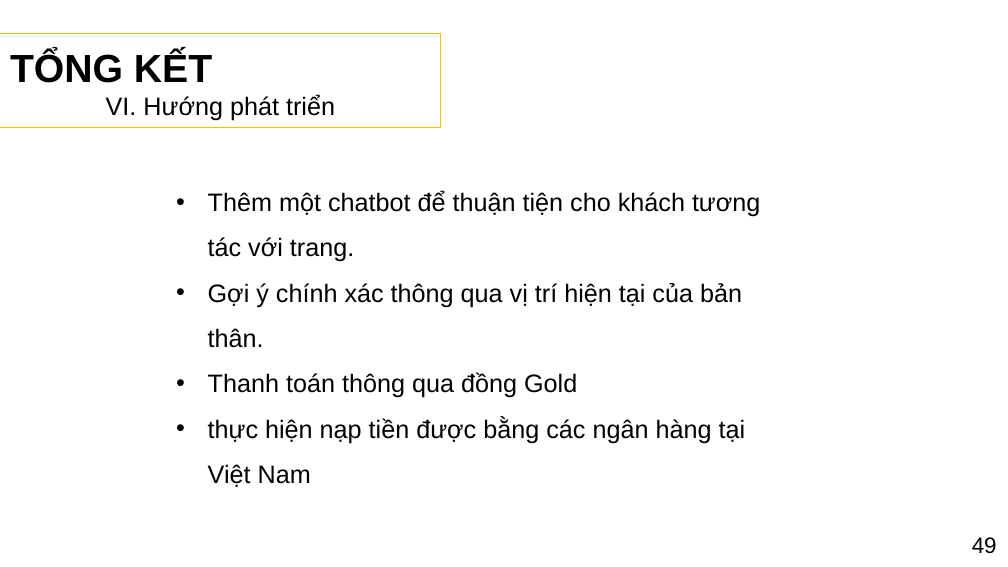
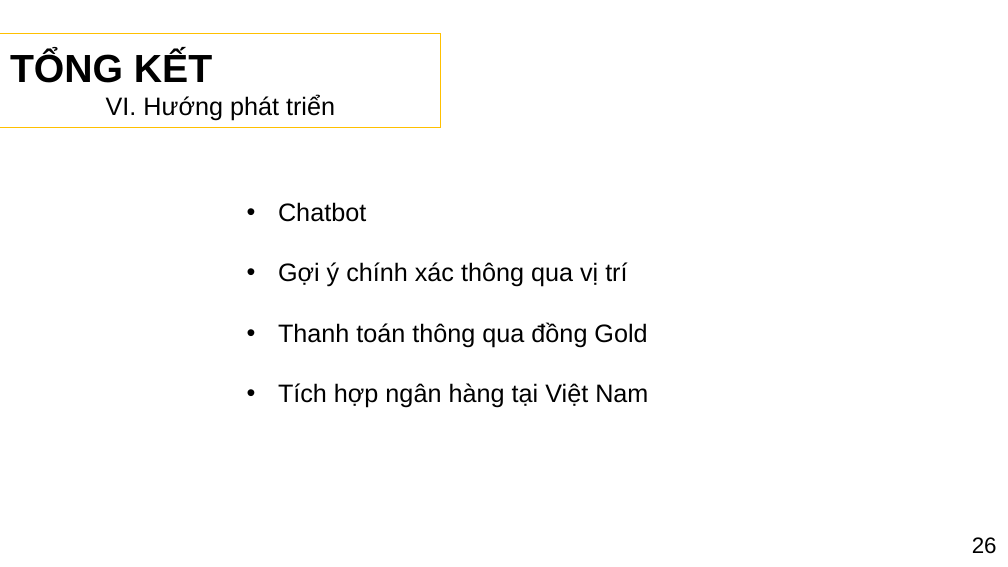
Before and after one commit to PhamHuynhThanhLam/Website_tim_kiem_dang_tin_nha_tro, a slide deck: slide 27 of PPTLCN.pptx (slide 42 before the commit). Drawn at 1008x567 pixels with LibreOffice and Linux fonts; fonts in the diff are those of the drawing; background and template pictures are left out. Boxes give left, top, right and bottom in pixels: in the first picture for what was removed or moved away, otherwise in the second. Text is boxed around its words. In the diff, an @@ line names an element or a change of style, - is before the commit and + after.

```diff
--- a/PPTLCN.pptx
+++ b/PPTLCN.pptx
@@ text "Chatbot" moved from (x1=208, y1=191, x2=760, y2=487) to (x1=278, y1=202, x2=648, y2=408) @@
@@ text at (x1=278, y1=202, x2=627, y2=287): text changed @@
-• Thêm một chatbot để thuận tiện cho khách tương tác với trang.
-• Gợi ý chính xác thông qua vị trí hiện tại của bản thân.
+• Chatbot
+• Gợi ý chính xác thông qua vị trí
@@ text at (x1=278, y1=322, x2=647, y2=348): line spacing 1.5 to 2 @@
@@ text at (x1=278, y1=383, x2=648, y2=408): text changed @@
-• thực hiện nạp tiền được bằng các ngân hàng tại Việt Nam
+• Tích hợp ngân hàng tại Việt Nam
@@ text at (x1=972, y1=537, x2=997, y2=554): text changed @@
-49
+26
```
Also in this commit, not shown: 25 other slides changed, 1 slide added, 15 slides removed.
